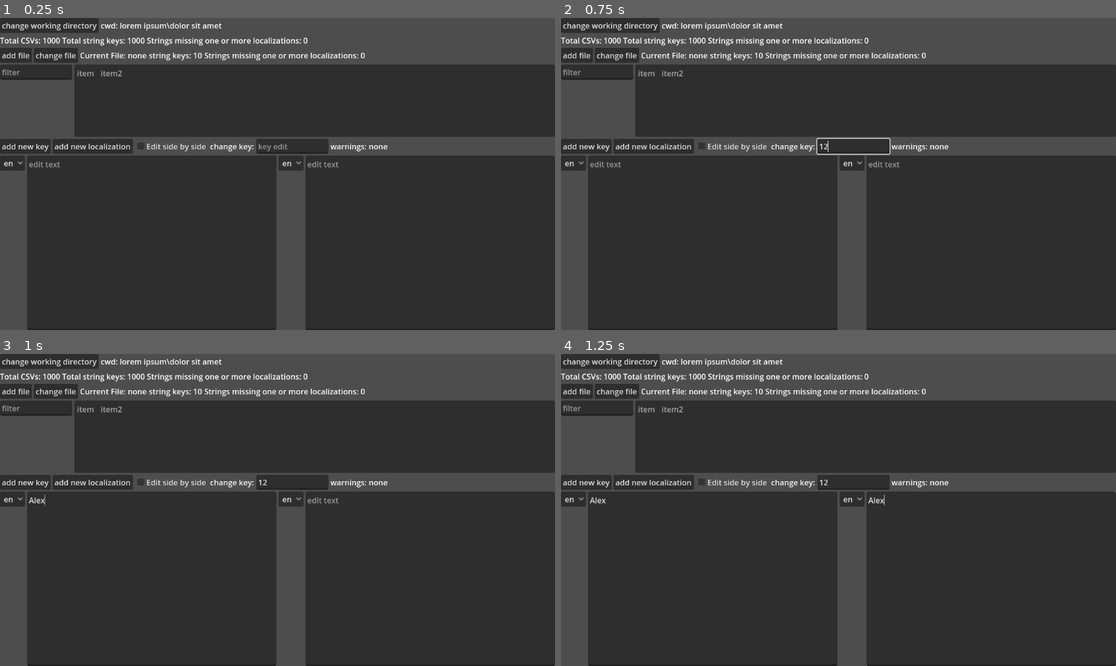
Above: before the commit, frames 1-4 (two rows, left to right).
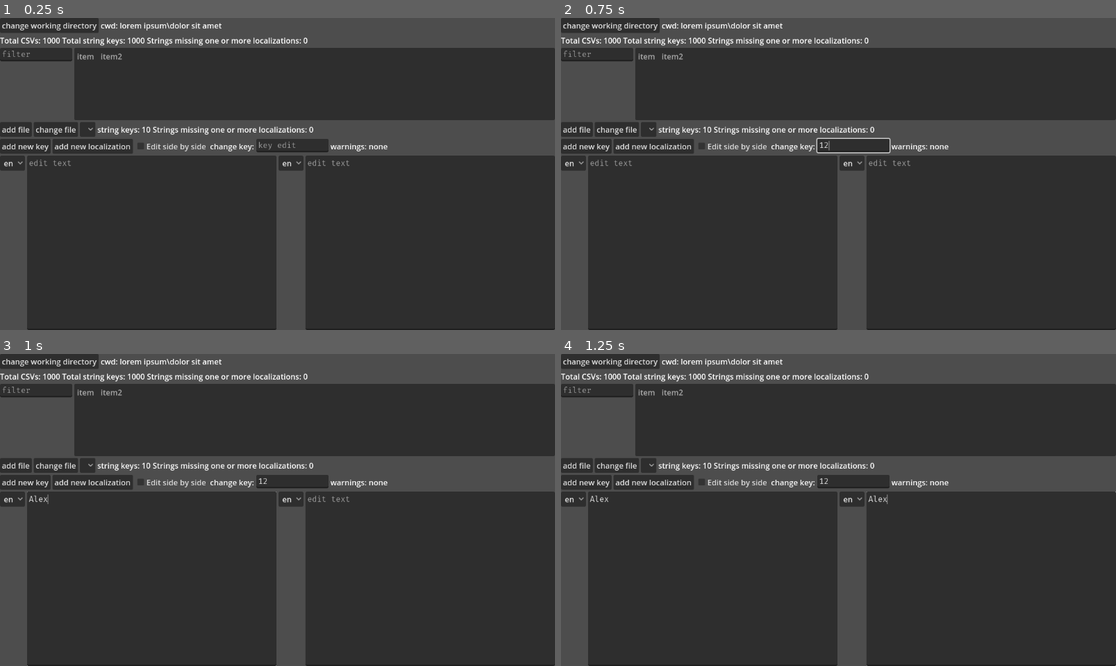
Above: after the commit, the same moments.

Repository: DazyLude/L10N-CSV-Editor
Game: Godot game, scene res://editor_main_scene.tscn
Same seed, same stepped clock (60 frames per second), same inputs: the game is played once before the commit and once after it.
Inputs (mouse positions are in pixels of both pictures, inside the frame that each line leads up to):
- Up to frame 1 (0.25 s): no input
- Up to frame 2 (0.75 s): click (855, 145) at 0.52 s; type "12" at 0.6 s
- Up to frame 3 (1 s): click (149, 578) at 0.75 s; type "Alex" at 0.83 s; click (432, 578) at 0.98 s
- Up to frame 4 (1.25 s): type "Alex" at 1.07 s

The runs differ from the first frame. In frame 1, 11% of the frame differs, in the area x 0-100%, y 9-48%; in frame 2, 11%; in frame 3, 11%; in frame 4, 11%.
Error after the commit: Parse Error: Could not resolve class "CWDState", because of a parser error. (res://editor_main_scene.gd:5)

Commit message:
reading files and separate font for editor fields

Diff:
--- a/editor_main_scene.gd
+++ b/editor_main_scene.gd
@@ -3,11 +3,43 @@
 
 var block_input : bool = false;
 var data := CWDState.new();
-var key_filter : String = "";
+
+## The following keywords can be used, separated by comma:[br]
+## 1) key:{string} (used by default): filters keys by "globbing" with the provided string.[br]
+##    Example: key:FOO and FOO produce the same result.[br]
+## 2) case: turns case sensitive search on.[br]
+##    Example: FOO,case will not match a key "fooBAR".[br]
+## 3) file:{string} : limits the filter to files with matching names (paths). Works in a similar fashion to key matching.[br]
+##    Example: file:menu,case will show keys only in the files that have "menu" in name.[br]
+## [br]
+## Different keywords combine multiplicatevely:
+## file:FOO,key:CHUNGUS will show only keys containing CHUNGUS in files with FOO in their name.[br]
+## Similar keywords combine additevely:
+## key:FIZZ,key:BUZZ will display keys with FIZZ and/or BUZZ in them.[br]
+## The comma (,) is a special symbol. To use it: don't.
+var filter_data : FilterData = FilterData.new(data);
 
 
 func _ready() -> void:
+	PersistentData.load_fom_disk();
+	if PersistentData.last_working_directory != "":
+		data.scan_cwd(PersistentData.last_working_directory);
+		update_cwd_data_display();
+		refresh_list_of_keys();
+
 	$Main/DirInfo/ChangeDirButton.pressed.connect(change_folder);
+	$Main/KeySelect/KeyFilter.text_submitted.connect(on_filter_string_submit);
+
+
+func _notification(what: int) -> void:
+	match what:
+		NOTIFICATION_WM_CLOSE_REQUEST:
+			PersistentData.save();
+
+
+func on_filter_string_submit(query: String) -> void:
+	filter_data = FilterData.from_query(query, data);
+	refresh_list_of_keys();
 
 
 func update_cwd_data_display() -> void:
@@ -19,12 +51,14 @@
 
 func refresh_list_of_keys() -> void:
 	$Main/KeySelect/KeyList.clear();
-	for key in data.keys.keys().filter(keys_filter):
+	for key in data.keys.keys().filter(filter_data.matches):
 		$Main/KeySelect/KeyList.add_item(key);
 
 
-func keys_filter(key: String) -> bool:
-	return true;
+func refresh_list_of_files() -> void:
+	$Main/FileInfo/CurrentFile.clear();
+	for file in data.cwd_files:
+		$Main/FileInfo/CurrentFile.add_item(file);
 
 
 func change_folder() -> void:
@@ -48,9 +82,79 @@
 
 
 func finish_change_folder(dir: String, dialog: FileDialog) -> void:
+	PersistentData.last_working_directory = dir;
 	data.scan_cwd(dir);
 
 	update_cwd_data_display();
 	refresh_list_of_keys();
 
-	block_input = false;
+	cancel_change_folder(dialog);
+
+
+class FilterData:
+	var key_filters : Array[String] = [];
+	var file_idxs : Array[int] = [];
+	var is_case_sensitive : bool = false;
+	var cwd_state_ref : CWDState = null;
+
+
+	func _init(cwd_state_reference: CWDState) -> void:
+		self.cwd_state_ref = cwd_state_reference;
+
+
+	static func from_query(filter_query: String, data: CWDState) -> FilterData:
+		var new_filter_data = FilterData.new(data);
+
+		var filter_settings = filter_query.split(",", false);
+		var file_filters : Array = [];
+
+		for setting in filter_settings:
+			match setting:
+				_ when setting.begins_with("key:"):
+					new_filter_data.key_filters.push_back("*%s*" % setting.trim_prefix("key:"));
+				_ when setting.begins_with("file:"):
+					file_filters.push_back("*%s*" % setting.trim_prefix("file:"));
+				"case":
+					new_filter_data.is_case_sensitive = true;
+				_:
+					new_filter_data.key_filters.push_back("*%s*" % setting);
+
+		if not new_filter_data.is_case_sensitive:
+			file_filters = file_filters.map(func(s: String): return s.to_lower());
+			var cwd_files_temp = Array(data.cwd_files).map(func(s: String): return s.to_lower());
+			var file_idxs_temp = file_filters\
+				.map(cwd_files_temp.find)\
+				.filter(func(idx: int): return idx != -1);
+			new_filter_data.file_idxs = Array(file_idxs_temp, TYPE_INT, &"", null);
+		else:
+			var file_idxs_temp = file_filters\
+				.map(data.cwd_files.find)\
+				.filter(func(idx: int): return idx != -1);
+			new_filter_data.file_idxs = Array(file_idxs_temp, TYPE_INT, &"", null);
+
+		return new_filter_data;
+
+
+	func matches(key: String) -> bool:
+		var key_data : CWDState.KeyData = self.cwd_state_ref.keys.get(key, null);
+		if key_data == null:
+			push_error("invalid key in the key list: %s" % key);
+			return false;
+
+		if not file_idxs.is_empty():
+			var file_chk : bool;
+
+			if key_data.file_idx != -1:
+				file_chk = file_idxs.has(key_data.file_idx);
+			else:
+				var actual_data = self.cwd_state_ref.non_unique_keys[key];
+				file_chk = file_idxs.any(actual_data.file_idxs.has);
+
+			if not file_chk:
+				return false;
+
+		if not key_filters.is_empty():
+			if not key_filters.any(key.match if self.is_case_sensitive else key.matchn):
+				return false;
+
+		return true;
--- a/editor_main_scene.tscn
+++ b/editor_main_scene.tscn
@@ -1,6 +1,7 @@
-[gd_scene load_steps=2 format=3 uid="uid://bvomgo8gg2nge"]
+[gd_scene load_steps=3 format=3 uid="uid://bvomgo8gg2nge"]
 
 [ext_resource type="Script" uid="uid://dhtlqy8kdtcrq" path="res://editor_main_scene.gd" id="1_swu64"]
+[ext_resource type="Theme" uid="uid://bfjliu6e24osx" path="res://editor_theme.tres" id="1_y4ppj"]
 
 [node name="EditorMainScene" type="Control"]
 layout_mode = 3
@@ -9,6 +10,7 @@
 anchor_bottom = 1.0
 grow_horizontal = 2
 grow_vertical = 2
+theme = ExtResource("1_y4ppj")
 script = ExtResource("1_swu64")
 
 [node name="Main" type="GridContainer" parent="."]
@@ -45,29 +47,6 @@
 layout_mode = 2
 text = "Strings missing one or more localizations: 0"
 
-[node name="FileInfo" type="HBoxContainer" parent="Main"]
-layout_mode = 2
-
-[node name="AddFile" type="Button" parent="Main/FileInfo"]
-layout_mode = 2
-text = "add file"
-
-[node name="ChangeFile" type="Button" parent="Main/FileInfo"]
-layout_mode = 2
-text = "change file"
-
-[node name="CurrentFile" type="Label" parent="Main/FileInfo"]
-layout_mode = 2
-text = "Current File: none"
-
-[node name="KeyCount" type="Label" parent="Main/FileInfo"]
-layout_mode = 2
-text = "string keys: 10"
-
-[node name="Missing" type="Label" parent="Main/FileInfo"]
-layout_mode = 2
-text = "Strings missing one or more localizations: 0"
-
 [node name="KeySelect" type="HBoxContainer" parent="Main"]
 layout_mode = 2
 size_flags_horizontal = 3
@@ -87,6 +66,28 @@
 same_column_width = true
 item_0/text = "item"
 item_1/text = "item2"
+
+[node name="FileInfo" type="HBoxContainer" parent="Main"]
+layout_mode = 2
+
+[node name="AddFile" type="Button" parent="Main/FileInfo"]
+layout_mode = 2
+text = "add file"
+
+[node name="ChangeFile" type="Button" parent="Main/FileInfo"]
+layout_mode = 2
+text = "change file"
+
+[node name="CurrentFile" type="OptionButton" parent="Main/FileInfo"]
+layout_mode = 2
+
+[node name="KeyCount" type="Label" parent="Main/FileInfo"]
+layout_mode = 2
+text = "string keys: 10"
+
+[node name="Missing" type="Label" parent="Main/FileInfo"]
+layout_mode = 2
+text = "Strings missing one or more localizations: 0"
 
 [node name="KeyInfo" type="HBoxContainer" parent="Main"]
 layout_mode = 2
--- a/editor_theme.tres
+++ b/editor_theme.tres
@@ -1,3 +1,7 @@
-[gd_resource type="Theme" format=3 uid="uid://bfjliu6e24osx"]
+[gd_resource type="Theme" load_steps=2 format=3 uid="uid://bfjliu6e24osx"]
+
+[ext_resource type="FontFile" uid="uid://nvt8fp5hgctq" path="res://fonts/ttf/FiraCode-Regular.ttf" id="1_r6qtw"]
 
 [resource]
+LineEdit/fonts/font = ExtResource("1_r6qtw")
+TextEdit/fonts/font = ExtResource("1_r6qtw")
--- a/cwd_state.gd
+++ b/src/cwd_state.gd
@@ -1,5 +1,8 @@
 extends RefCounted
 class_name CWDState
+
+
+const PH_LOC_PREFIX := "unknown_locale";
 
 
 ## cwd path
@@ -19,11 +22,14 @@
 #endregion
 
 #region Data Manipulation
-## current working file handle
-var cwf : FileAccess;
-## in-memory representation of lines of the current working file
-var cwf_data : Dictionary[String, PackedStringArray];
+## in-memory representation of open files and their data
+var table_data : Dictionary[int, FileData];
+var changes_stack : Array[FileChange] = [];
 #endregion
+
+
+func open_file(file_idx: int) -> void:
+	pass;
 
 
 func scan_cwd(path: String) -> void:
@@ -39,10 +45,10 @@
 func update_cwd_data() -> void:
 	clear_cwd_data();
 	for file in cwd_files:
-		read_file_contents(file);
-
-
-func read_file_contents(path: String) -> void:
+		scan_file_contents(file);
+
+
+func scan_file_contents(path: String) -> void:
 	var file_handle := FileAccess.open(path, FileAccess.READ);
 	if file_handle == null:
 		push_error("error when opening file (%s): " % path, error_string(FileAccess.get_open_error()));
@@ -51,17 +57,14 @@
 	var header := file_handle.get_csv_line();
 
 	if header.size() == 0:
-		push_error("malformed header: empty (%s)" % path);
-		return;
-
-	if header[0] != "key":
-		push_error("malformed header: first value not \"key\" (%s)" % path);
-		return;
+		push_warning("malformed header: empty (%s). Assuming not a localization file." % path);
+		return;
+
 
 	for locale_idx in range(1, header.size()):
 		var locale_key := header[locale_idx];
 		if locale_key == "":
-			push_error("malformed header: locale field empty (%s)" % path);
+			push_warning("malformed header: locale field empty (%s)" % path);
 			continue;
 
 		register_locale(locale_key, path);
@@ -160,3 +163,66 @@
 class LocaleData extends RefCounted:
 	var key_count : int;
 	var missing_files : Array[String];
+
+
+class FileData extends RefCounted:
+	var path : String;
+	var data : Dictionary[String, PackedStringArray];
+	var header : PackedStringArray;
+
+
+	static func open_at(path: String) -> FileData:
+		var file_data = FileData.new();
+		file_data.path = path;
+
+		var handle = FileAccess.open(path, FileAccess.READ);
+		file_data.header = handle.get_csv_line().slice(1);
+
+		while handle.get_position() < handle.get_length():
+			var line = handle.get_csv_line();
+
+			if line.size() == 0 or line[0] == "":
+				continue;
+
+			if line.size() < file_data.header.size():
+				line.resize(file_data.header.size())
+
+			file_data.data[line[0]] = line.slice(1);
+
+		return file_data;
+
+
+	func get_key_localizations(key: String) -> Dictionary[String, String]:
+		var dict : Dictionary[String, String] = {};
+		var key_data = data.get(key, PackedStringArray());
+
+		var placeholder_locale_n: int = 0;
+		for idx in max(header.size(), key_data.size()):
+			match idx:
+				_ when idx >= header.size(): # missing locale code
+					dict[PH_LOC_PREFIX + "" if placeholder_locale_n == 0 else "_%d" % placeholder_locale_n] = key_data[idx];
+				_ when idx >= key_data.size(): # missing localization for a known locale
+					dict[header[idx]] = "";
+				_:
+					dict[header[idx]] = key_data[idx];
+
+		return dict;
+
+
+	func set_key_localization(key: String, localization: String) -> void:
+
+
+
+class FileChange extends RefCounted:
+	enum {
+		NEW_FILE,
+		NEW_KEY,
+		CHANGE_KEY,
+		CHANGE_VALUE,
+	}
+
+	var type: int;
+	var data : PackedStringArray;
+
+	func _init() -> void:
+		pass;
--- /dev/null
+++ b/src/persistent_state.gd
@@ -0,0 +1,34 @@
+extends Node
+class_name PersistentData
+
+const persistent_data_path = "user://persistent.json";
+
+static var last_working_directory : String = "";
+
+
+static func save() -> void:
+	var data := {
+		"lwd": last_working_directory,
+	}
+
+	var data_string = JSON.stringify(data);
+	var handle := FileAccess.open(persistent_data_path, FileAccess.WRITE);
+	handle.store_string(data_string);
+	handle.close();
+
+
+static func load_fom_disk() -> void:
+	if not FileAccess.file_exists(persistent_data_path):
+		return;
+
+	var handle := FileAccess.open(persistent_data_path, FileAccess.READ);
+	var json = JSON.new();
+	var parse_result = json.parse(handle.get_as_text());
+	if parse_result != OK:
+		push_error("Error when parsing persistent data: %s", error_string(parse_result));
+		return;
+
+	var data := json.data as Dictionary;
+	last_working_directory = data.get("lwd", "");
+
+	handle.close();
Not shown, added: fonts/README.txt
Binary file added: fonts/ttf/FiraCode-Bold.ttf
Not shown, added: fonts/ttf/FiraCode-Bold.ttf.import
Binary file added: fonts/ttf/FiraCode-Light.ttf
Not shown, added: fonts/ttf/FiraCode-Light.ttf.import
Binary file added: fonts/ttf/FiraCode-Medium.ttf
Not shown, added: fonts/ttf/FiraCode-Medium.ttf.import
Binary file added: fonts/ttf/FiraCode-Regular.ttf
Not shown, added: fonts/ttf/FiraCode-Regular.ttf.import
Binary file added: fonts/ttf/FiraCode-Retina.ttf
Not shown, added: fonts/ttf/FiraCode-Retina.ttf.import
Binary file added: fonts/ttf/FiraCode-SemiBold.ttf
(and 4 more such lines)
